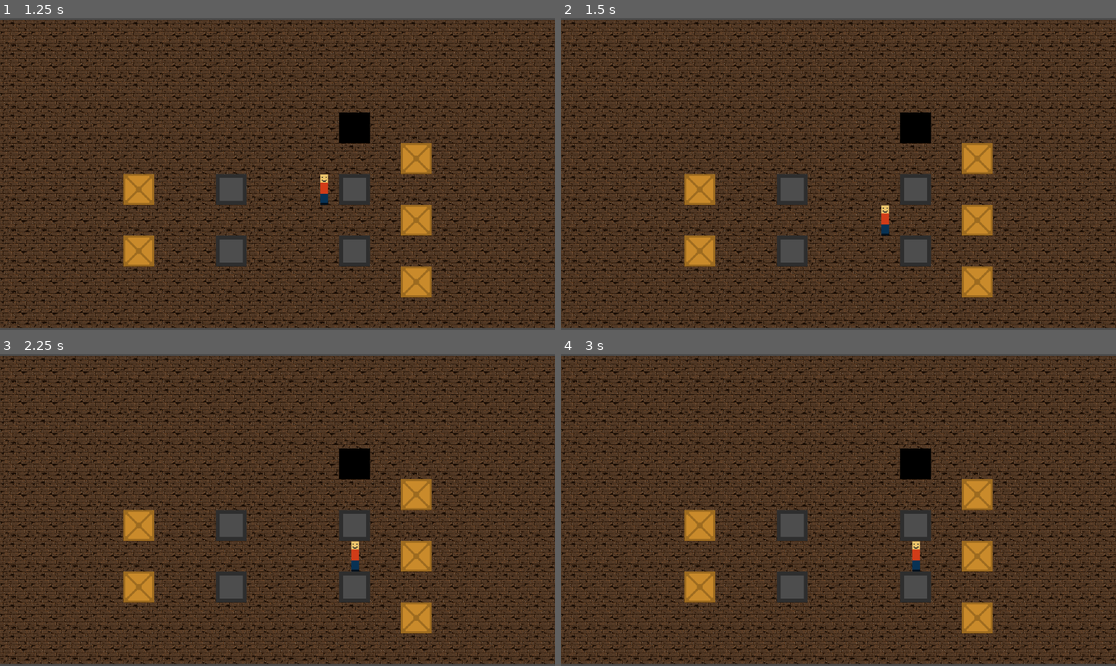
Above: before the commit, frames 1-4 (two rows, left to right).
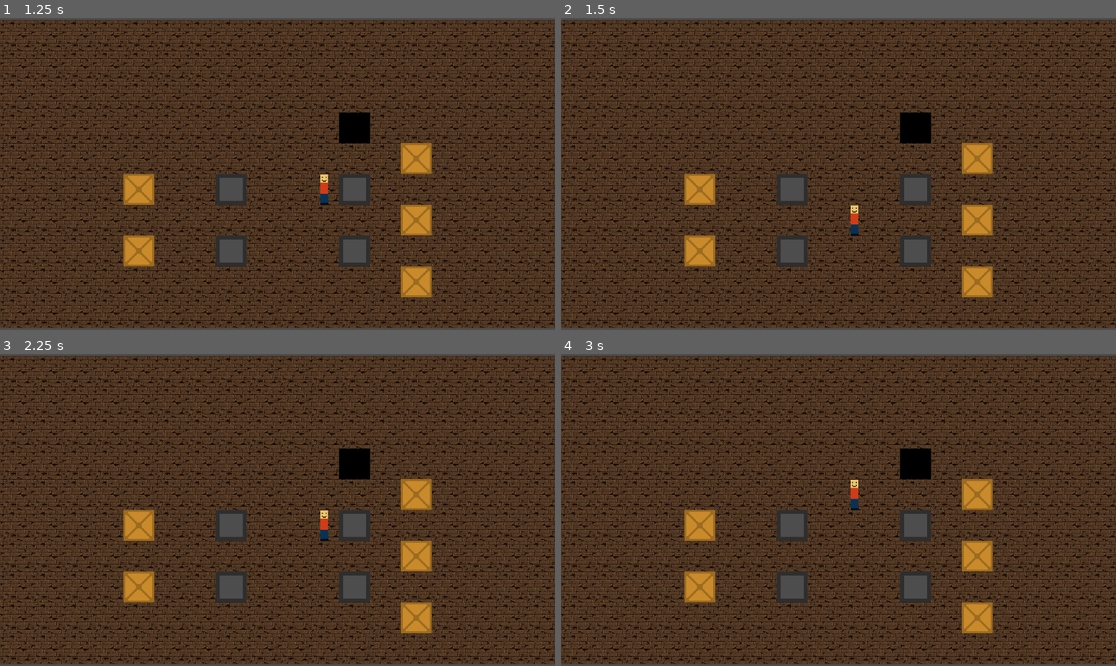
Above: after the commit, the same moments.

Repository: SealyBoi/GGJ_Spring_2024
Game: Godot game, scene res://levels/test_area.tscn
Same seed, same stepped clock (60 frames per second), same inputs: the game is played once before the commit and once after it. The project has no main scene, so this scene is started directly.
Inputs:
- Up to frame 1 (1.25 s): tap Enter at 0.5 s; hold D (right) from 0.53 s (still down)
- Up to frame 2 (1.5 s): tap R (reset) at 1.25 s; release D (right) at 1.28 s; hold S (down) from 1.28 s (still down)
- Up to frame 3 (2.25 s): tap R (reset) at 2 s; release S (down) at 2.03 s; hold D (right) from 2.03 s (still down)
- Up to frame 4 (3 s): tap R (reset) at 2.75 s; release D (right) at 2.78 s; hold W (up) from 2.78 s (still down)

Frame 1 is identical in both runs. In frame 2, 0.3% of the frame differs, in the area x 52-60%, y 59-70%; in frame 3, 0.3%, in the area x 57-65%, y 50-70%; in frame 4, 0.3%.
Error after the commit: Invalid access of index '0' on a base object of type: 'Array[bool]'. (res://levels/SwitchPlate.gd:11)

Commit message:
Test Level 3 & Minor Changes
Made a third test level, and changed how gates are toggled. Gates now handle their own activity, and plates only register if it should be changed.

Diff:
--- a/levels/Gate.gd
+++ b/levels/Gate.gd
@@ -2,6 +2,7 @@
 
 @onready var gate_closed = preload("res://art/crate.png")
 @onready var gate_open = preload("res://art/sunken_box.png")
+var is_open = false
 
 func open_gate():
 	get_node("CollisionShape2D").disabled = true
@@ -10,3 +11,10 @@
 func close_gate():
 	get_node("CollisionShape2D").disabled = false
 	get_node("Sprite2D").texture = gate_closed
+
+func toggle_gate():
+	if is_open:
+		close_gate()
+	else:
+		open_gate()
+	is_open = not is_open
--- a/levels/SwitchPlate.gd
+++ b/levels/SwitchPlate.gd
@@ -1,15 +1,16 @@
 extends StaticBody2D
 
 @export var gatePaths: Array[NodePath] = []
-@export var start_open = false
+@export var start_open: Array[bool] = []
 var gates: Array
 
-var is_active = false
-
 func _ready():
-	if start_open:
-		call_deferred("_toggle_gate")
 	gates = loadGates()
+	var i = 0
+	for gate in gates:
+		if start_open[i]:
+			call_deferred("_toggle_gate", gate)
+		i = i + 1
 
 func loadGates() -> Array:
 	var paths = []
@@ -20,16 +21,14 @@
 	return paths
 
 func _on_area_2d_area_entered(_area):
-	call_deferred("_toggle_gate")
+	call_deferred("_toggle_all_gates")
 
 func _on_area_2d_body_entered(_body):
-	call_deferred("_toggle_gate")
+	call_deferred("_toggle_all_gates")
 
-func _toggle_gate():
-	is_active = not is_active
-	if is_active:
-		for gate in gates:
-			gate.open_gate()
-	else:
-		for gate in gates:
-			gate.close_gate()
+func _toggle_gate(gate):
+	gate.toggle_gate()
+
+func _toggle_all_gates():
+	for gate in gates:
+		gate.toggle_gate()
--- a/levels/WeightPlate.gd
+++ b/levels/WeightPlate.gd
@@ -2,8 +2,6 @@
 
 @export var gatePaths: Array[NodePath] = []
 var gates: Array
-
-var is_active = false
 
 func _ready():
 	gates = loadGates()
@@ -29,10 +27,5 @@
 	call_deferred("_toggle_gate")
 
 func _toggle_gate():
-	is_active = not is_active
-	if is_active:
-		for gate in gates:
-			gate.open_gate()
-	else:
-		for gate in gates:
-			gate.close_gate()
+	for gate in gates:
+		gate.toggle_gate()
--- a/levels/test_area.tscn
+++ b/levels/test_area.tscn
@@ -28,7 +28,6 @@
 [node name="Camera2D" type="Camera2D" parent="."]
 
 [node name="Player" parent="." instance=ExtResource("1_u1ctu")]
-top_level = true
 
 [node name="Hole" parent="." instance=ExtResource("4_niufg")]
 position = Vector2(128, -128)
@@ -54,7 +53,7 @@
 
 [node name="WeightPlate" parent="." instance=ExtResource("6_12pb4")]
 position = Vector2(-128, 0)
-gatePaths = [NodePath("../Gate2")]
+gatePaths = Array[NodePath]([NodePath("../Gate2")])
 
 [node name="Gate" parent="." instance=ExtResource("6_3h2cn")]
 position = Vector2(-320, 128)
--- /dev/null
+++ b/levels/test_level_3.tscn
@@ -0,0 +1,201 @@
+[gd_scene load_steps=10 format=3 uid="uid://cdpx4llxjjljy"]
+
+[ext_resource type="PackedScene" uid="uid://cvoqpphfwhe1j" path="res://player/player.tscn" id="1_qdbum"]
+[ext_resource type="Texture2D" uid="uid://cundwu3y0f2xy" path="res://art/woodFloor.png" id="1_yxgao"]
+[ext_resource type="PackedScene" uid="uid://nisv73ya1rpt" path="res://objects/wall.tscn" id="2_vf6wx"]
+[ext_resource type="PackedScene" uid="uid://d0i6oufviinmf" path="res://objects/pushable_block.tscn" id="3_hx758"]
+[ext_resource type="PackedScene" uid="uid://b105csdkgkkuu" path="res://objects/hole.tscn" id="4_o6l76"]
+[ext_resource type="PackedScene" uid="uid://4gs28m036j6l" path="res://objects/switch_plate.tscn" id="5_wjisr"]
+[ext_resource type="PackedScene" uid="uid://31cr31plvajq" path="res://objects/gate.tscn" id="7_8cu8o"]
+
+[sub_resource type="TileSetAtlasSource" id="TileSetAtlasSource_wvv3a"]
+texture = ExtResource("1_yxgao")
+texture_region_size = Vector2i(64, 64)
+0:0/0 = 0
+
+[sub_resource type="TileSet" id="TileSet_qvppb"]
+tile_size = Vector2i(64, 64)
+sources/0 = SubResource("TileSetAtlasSource_wvv3a")
+
+[node name="Main" type="Node2D"]
+
+[node name="TileMap" type="TileMap" parent="."]
+tile_set = SubResource("TileSet_qvppb")
+format = 2
+layer_0/tile_data = PackedInt32Array(-262143, 0, 0, -262144, 0, 0, -196608, 0, 0, -196607, 0, 0, -131071, 0, 0, -131072, 0, 0, -65536, 0, 0, -65535, 0, 0, 1, 0, 0, 0, 0, 0, 65536, 0, 0, 65537, 0, 0, 131073, 0, 0, 131072, 0, 0, 131077, 0, 0, -65533, 0, 0, 3, 0, 0, -65534, 0, 0, 4, 0, 0, 5, 0, 0, -65531, 0, 0, -131067, 0, 0, -196603, 0, 0, -262139, 0, 0, -196606, 0, 0, -196605, 0, 0, -196604, 0, 0, 131076, 0, 0, 131075, 0, 0, 131074, 0, 0)
+
+[node name="Camera2D" type="Camera2D" parent="."]
+position = Vector2(192, -64)
+
+[node name="Player" parent="." instance=ExtResource("1_qdbum")]
+
+[node name="Environment" type="Node2D" parent="."]
+
+[node name="Walls" type="Node2D" parent="Environment"]
+
+[node name="BoundaryWalls" type="Node2D" parent="Environment/Walls"]
+
+[node name="Wall" parent="Environment/Walls/BoundaryWalls" instance=ExtResource("2_vf6wx")]
+position = Vector2(-64, 192)
+
+[node name="Wall2" parent="Environment/Walls/BoundaryWalls" instance=ExtResource("2_vf6wx")]
+position = Vector2(0, 192)
+
+[node name="Wall3" parent="Environment/Walls/BoundaryWalls" instance=ExtResource("2_vf6wx")]
+position = Vector2(64, 192)
+
+[node name="Wall4" parent="Environment/Walls/BoundaryWalls" instance=ExtResource("2_vf6wx")]
+position = Vector2(128, 192)
+
+[node name="Wall5" parent="Environment/Walls/BoundaryWalls" instance=ExtResource("2_vf6wx")]
+position = Vector2(192, 192)
+
+[node name="Wall6" parent="Environment/Walls/BoundaryWalls" instance=ExtResource("2_vf6wx")]
+position = Vector2(256, 192)
+
+[node name="Wall7" parent="Environment/Walls/BoundaryWalls" instance=ExtResource("2_vf6wx")]
+position = Vector2(320, 192)
+
+[node name="Wall8" parent="Environment/Walls/BoundaryWalls" instance=ExtResource("2_vf6wx")]
+position = Vector2(384, 192)
+
+[node name="Wall9" parent="Environment/Walls/BoundaryWalls" instance=ExtResource("2_vf6wx")]
+position = Vector2(384, 128)
+
+[node name="Wall10" parent="Environment/Walls/BoundaryWalls" instance=ExtResource("2_vf6wx")]
+position = Vector2(384, 64)
+
+[node name="Wall11" parent="Environment/Walls/BoundaryWalls" instance=ExtResource("2_vf6wx")]
+position = Vector2(384, 0)
+
+[node name="Wall12" parent="Environment/Walls/BoundaryWalls" instance=ExtResource("2_vf6wx")]
+position = Vector2(384, -64)
+
+[node name="Wall13" parent="Environment/Walls/BoundaryWalls" instance=ExtResource("2_vf6wx")]
+position = Vector2(384, -128)
+
+[node name="Wall14" parent="Environment/Walls/BoundaryWalls" instance=ExtResource("2_vf6wx")]
+position = Vector2(384, -192)
+
+[node name="Wall15" parent="Environment/Walls/BoundaryWalls" instance=ExtResource("2_vf6wx")]
+position = Vector2(384, -256)
+
+[node name="Wall16" parent="Environment/Walls/BoundaryWalls" instance=ExtResource("2_vf6wx")]
+position = Vector2(384, -320)
+
+[node name="Wall25" parent="Environment/Walls/BoundaryWalls" instance=ExtResource("2_vf6wx")]
+position = Vector2(-64, 128)
+
+[node name="Wall26" parent="Environment/Walls/BoundaryWalls" instance=ExtResource("2_vf6wx")]
+position = Vector2(-64, 64)
+
+[node name="Wall27" parent="Environment/Walls/BoundaryWalls" instance=ExtResource("2_vf6wx")]
+position = Vector2(-64, 0)
+
+[node name="Wall28" parent="Environment/Walls/BoundaryWalls" instance=ExtResource("2_vf6wx")]
+position = Vector2(-64, -64)
+
+[node name="Wall29" parent="Environment/Walls/BoundaryWalls" instance=ExtResource("2_vf6wx")]
+position = Vector2(-64, -128)
+
+[node name="Wall30" parent="Environment/Walls/BoundaryWalls" instance=ExtResource("2_vf6wx")]
+position = Vector2(-64, -192)
+
+[node name="Wall31" parent="Environment/Walls/BoundaryWalls" instance=ExtResource("2_vf6wx")]
+position = Vector2(-64, -256)
+
+[node name="Wall17" parent="Environment/Walls/BoundaryWalls" instance=ExtResource("2_vf6wx")]
+position = Vector2(320, -320)
+
+[node name="Wall18" parent="Environment/Walls/BoundaryWalls" instance=ExtResource("2_vf6wx")]
+position = Vector2(256, -320)
+
+[node name="Wall19" parent="Environment/Walls/BoundaryWalls" instance=ExtResource("2_vf6wx")]
+position = Vector2(192, -320)
+
+[node name="Wall20" parent="Environment/Walls/BoundaryWalls" instance=ExtResource("2_vf6wx")]
+position = Vector2(128, -320)
+
+[node name="Wall21" parent="Environment/Walls/BoundaryWalls" instance=ExtResource("2_vf6wx")]
+position = Vector2(64, -320)
+
+[node name="Wall22" parent="Environment/Walls/BoundaryWalls" instance=ExtResource("2_vf6wx")]
+position = Vector2(0, -320)
+
+[node name="Wall23" parent="Environment/Walls/BoundaryWalls" instance=ExtResource("2_vf6wx")]
+position = Vector2(-64, -320)
+
+[node name="InsideWalls" type="Node2D" parent="Environment/Walls"]
+
+[node name="Wall33" parent="Environment/Walls/InsideWalls" instance=ExtResource("2_vf6wx")]
+position = Vector2(128, 64)
+
+[node name="Wall34" parent="Environment/Walls/InsideWalls" instance=ExtResource("2_vf6wx")]
+position = Vector2(192, 64)
+
+[node name="Wall35" parent="Environment/Walls/InsideWalls" instance=ExtResource("2_vf6wx")]
+position = Vector2(256, 64)
+
+[node name="Wall36" parent="Environment/Walls/InsideWalls" instance=ExtResource("2_vf6wx")]
+position = Vector2(320, 64)
+
+[node name="Wall37" parent="Environment/Walls/InsideWalls" instance=ExtResource("2_vf6wx")]
+position = Vector2(128, 0)
+
+[node name="Wall38" parent="Environment/Walls/InsideWalls" instance=ExtResource("2_vf6wx")]
+position = Vector2(128, -128)
+
+[node name="Wall39" parent="Environment/Walls/InsideWalls" instance=ExtResource("2_vf6wx")]
+position = Vector2(192, -128)
+
+[node name="Wall40" parent="Environment/Walls/InsideWalls" instance=ExtResource("2_vf6wx")]
+position = Vector2(256, -128)
+
+[node name="Wall41" parent="Environment/Walls/InsideWalls" instance=ExtResource("2_vf6wx")]
+position = Vector2(256, -64)
+
+[node name="Wall42" parent="Environment/Walls/InsideWalls" instance=ExtResource("2_vf6wx")]
+position = Vector2(256, -256)
+
+[node name="Wall43" parent="Environment/Walls/InsideWalls" instance=ExtResource("2_vf6wx")]
+position = Vector2(192, -256)
+
+[node name="Wall44" parent="Environment/Walls/InsideWalls" instance=ExtResource("2_vf6wx")]
+position = Vector2(128, -256)
+
+[node name="Pushables" type="Node2D" parent="Environment"]
+
+[node name="PushableBlock" parent="Environment/Pushables" instance=ExtResource("3_hx758")]
+position = Vector2(64, 128)
+
+[node name="PushableBlock2" parent="Environment/Pushables" instance=ExtResource("3_hx758")]
+position = Vector2(128, -64)
+
+[node name="PushableBlock3" parent="Environment/Pushables" instance=ExtResource("3_hx758")]
+position = Vector2(64, -192)
+
+[node name="Holes" type="Node2D" parent="Environment"]
+
+[node name="Hole" parent="Environment/Holes" instance=ExtResource("4_o6l76")]
+position = Vector2(128, 128)
+
+[node name="Hole2" parent="Environment/Holes" instance=ExtResource("4_o6l76")]
+position = Vector2(192, 128)
+
+[node name="Hole3" parent="Environment/Holes" instance=ExtResource("4_o6l76")]
+position = Vector2(256, 128)
+
+[node name="Plates" type="Node2D" parent="Environment"]
+
+[node name="SwitchPlate" parent="Environment/Plates" instance=ExtResource("5_wjisr")]
+position = Vector2(192, -192)
+gatePaths = Array[NodePath]([NodePath("../../Gates/Gate"), NodePath("../../Gates/Gate2")])
+start_open = Array[bool]([true, false])
+
+[node name="Gates" type="Node2D" parent="Environment"]
+
+[node name="Gate" parent="Environment/Gates" instance=ExtResource("7_8cu8o")]
+position = Vector2(128, -192)
+
+[node name="Gate2" parent="Environment/Gates" instance=ExtResource("7_8cu8o")]
+position = Vector2(256, -192)
--- a/player/Player.gd
+++ b/player/Player.gd
@@ -18,7 +18,7 @@
 		if event.is_action_pressed(dir):
 			move(dir)
 	if event.is_action_pressed("reset"):
-		get_tree().change_scene_to_file("res://main.tscn")
+		get_tree().reload_current_scene()
 
 func move(dir):
 	ray.target_position = inputs[dir] * tile_size
--- a/player/player.tscn
+++ b/player/player.tscn
@@ -7,6 +7,7 @@
 size = Vector2(64, 64)
 
 [node name="Player" type="Area2D"]
+top_level = true
 script = ExtResource("1_pl8l6")
 
 [node name="Sprite2D" type="Sprite2D" parent="."]
